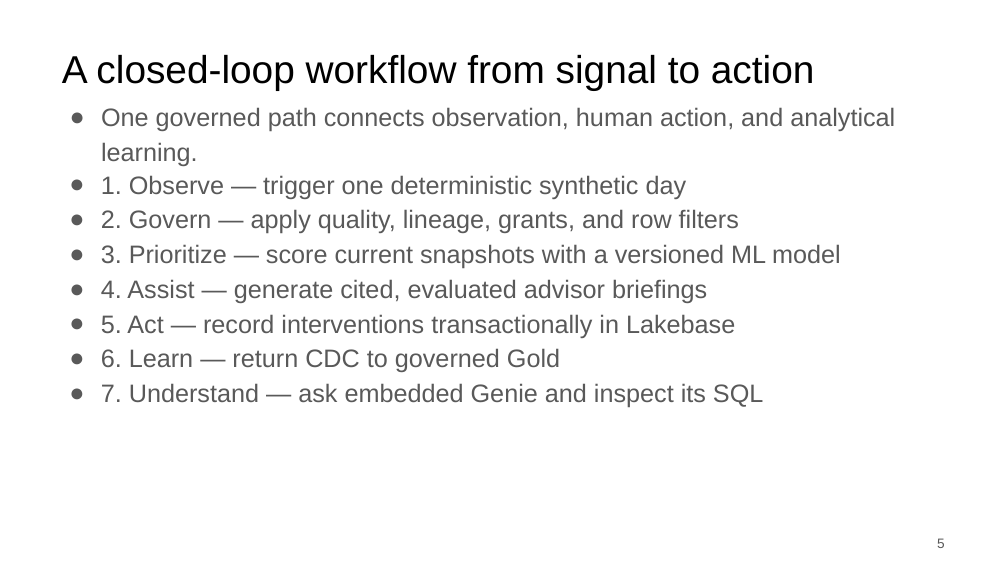
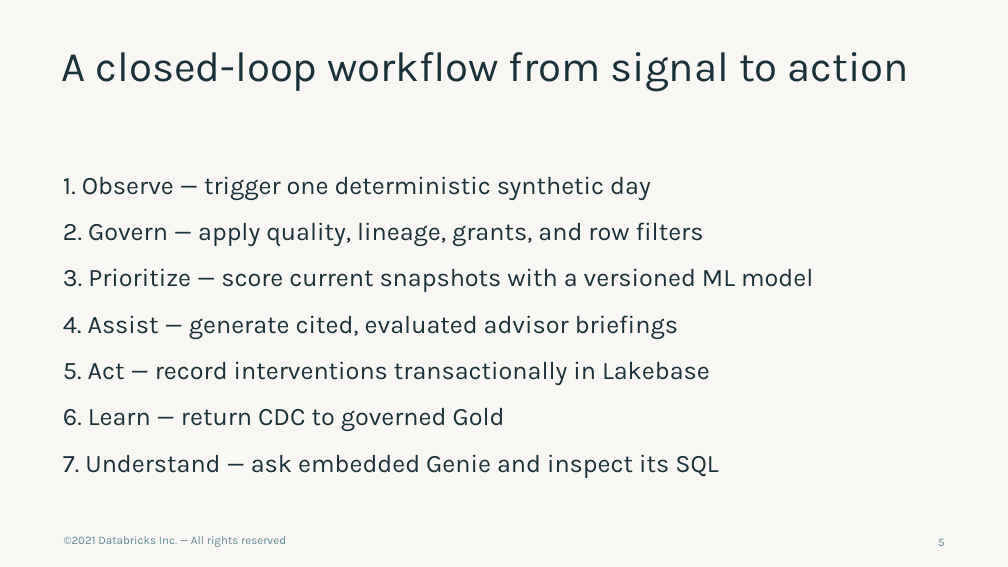
Before and after one commit to scottDBX1886/fe-bar-build, a slide deck: slide 5 of docs/presentation/student-retention.pptx. Drawn at 1008x567 pixels with LibreOffice and Linux fonts; fonts in the diff are those of the drawing; background and template pictures are left out. Boxes give left, top, right and bottom in pixels: in the first picture for what was removed or moved away, otherwise in the second. Text is boxed around its words. In the diff, an @@ line names an element or a change of style, - is before the commit and + after.

```diff
--- a/docs/presentation/student-retention.pptx
+++ b/docs/presentation/student-retention.pptx
@@ background #FFFFFF to #F9F7F4 @@
@@ title "A closed-loop workflow from signal ..." at <box>62,52,909,92</box>: size 37 to 40 pt, font Arial to Karla, text colour #000000 to #1B3139; line spacing 1 to 0.9 @@
@@ subtitle removed at <box>101,107,895,131</box> @@
-● One governed path connects observation, human action, and analytical learning.
@@ text "1. Observe — trigger one ..." at <box>63,176,813,478</box>: font Arial to Karla, text colour #595959 to #1B3139; bullet ● to none; more space between paragraphs @@
@@ text added at <box>64,536,286,547</box>, 11 pt, text #618794 @@
+©2021 Databricks Inc. — All rights reserved
@@ page number at <box>938,539,945,546</box>: size 13 to 11 pt, font Arial to Karla, text colour #595959 to #618794 @@
```
Also in this commit, not shown: 10 other slides changed, 1 slide added, 1 slide removed, 3 other files.
